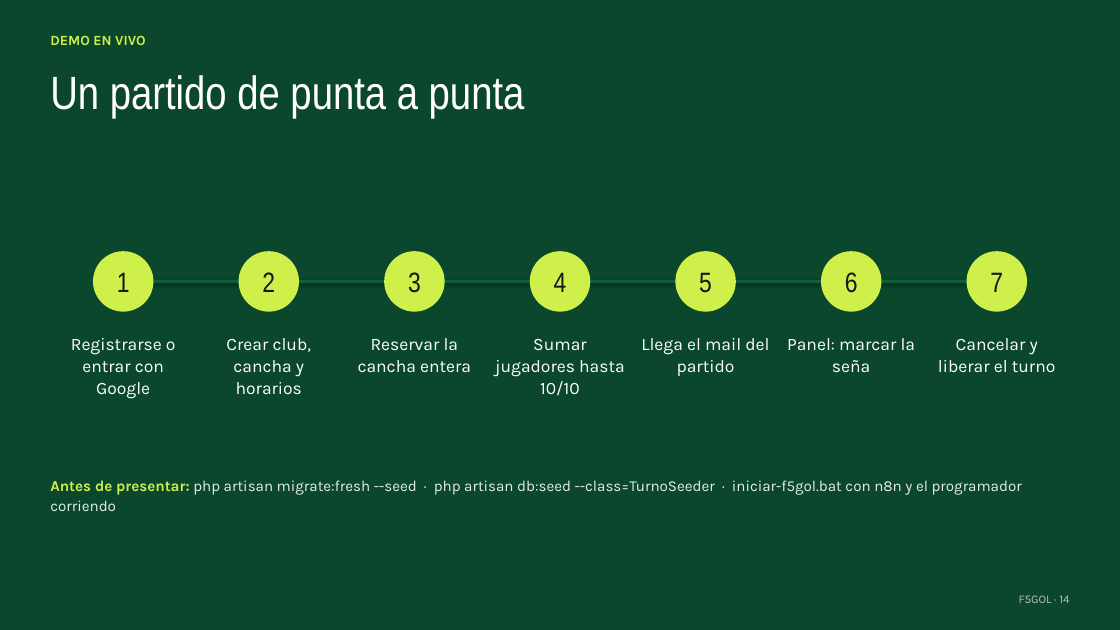
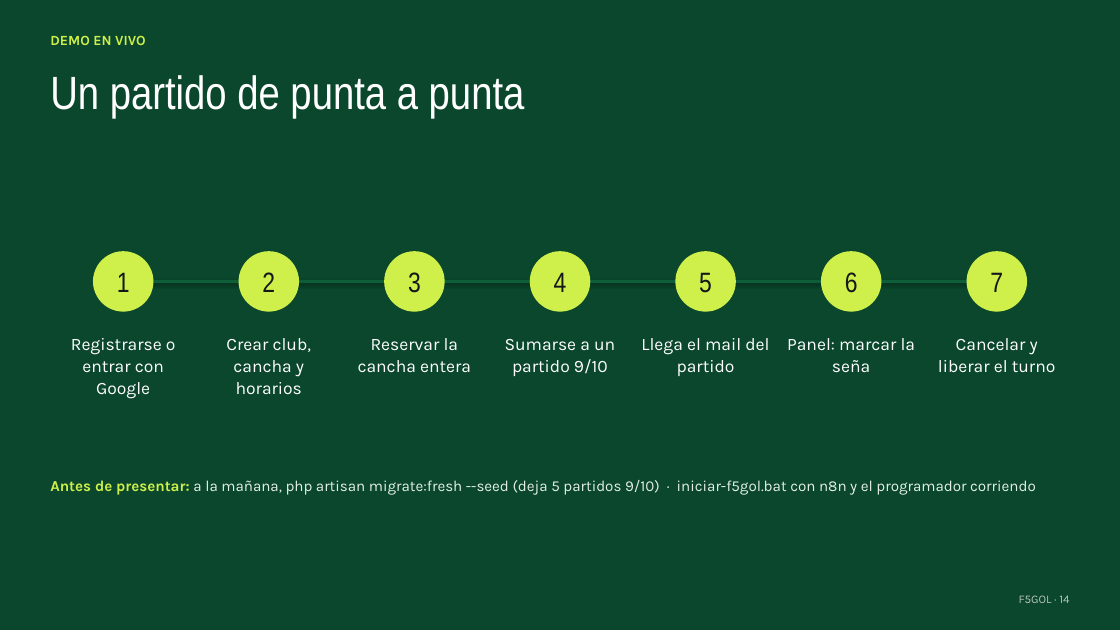
Before and after one commit to Felivander/F5Gol, a slide deck: slide 14 of docs/presentacion/F5GOL-presentacion.pptx. Drawn at 1120x630 pixels with LibreOffice and Linux fonts; fonts in the diff are those of the drawing. Boxes give left, top, right and bottom in pixels: in the first picture for what was removed or moved away, otherwise in the second. Text is boxed around its words. In the diff, an @@ line names an element or a change of style, - is before the commit and + after.

Commit message:
Actualizar la diapositiva de la demo con los partidos casi llenos

```diff
--- a/docs/presentacion/F5GOL-presentacion.pptx
+++ b/docs/presentacion/F5GOL-presentacion.pptx
@@ text at (x1=505, y1=339, x2=615, y2=376): text changed @@
-Sumar jugadores hasta 10/10
+Sumarse a un partido 9/10
@@ text at (x1=50, y1=480, x2=1036, y2=495): text changed @@
-Antes de presentar: php artisan migrate:fresh --seed · php artisan db:seed --class=TurnoSeeder · iniciar-f5gol.bat con n8n y el programador corriendo
+Antes de presentar: a la mañana, php artisan migrate:fresh --seed (deja 5 partidos 9/10) · iniciar-f5gol.bat con n8n y el programador corriendo
```
